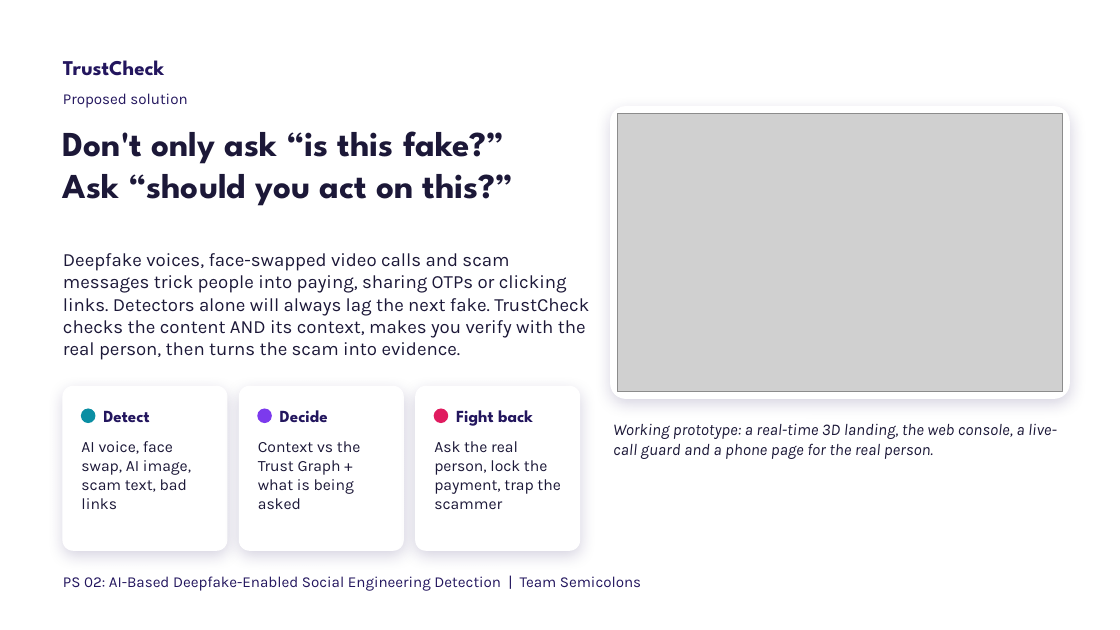
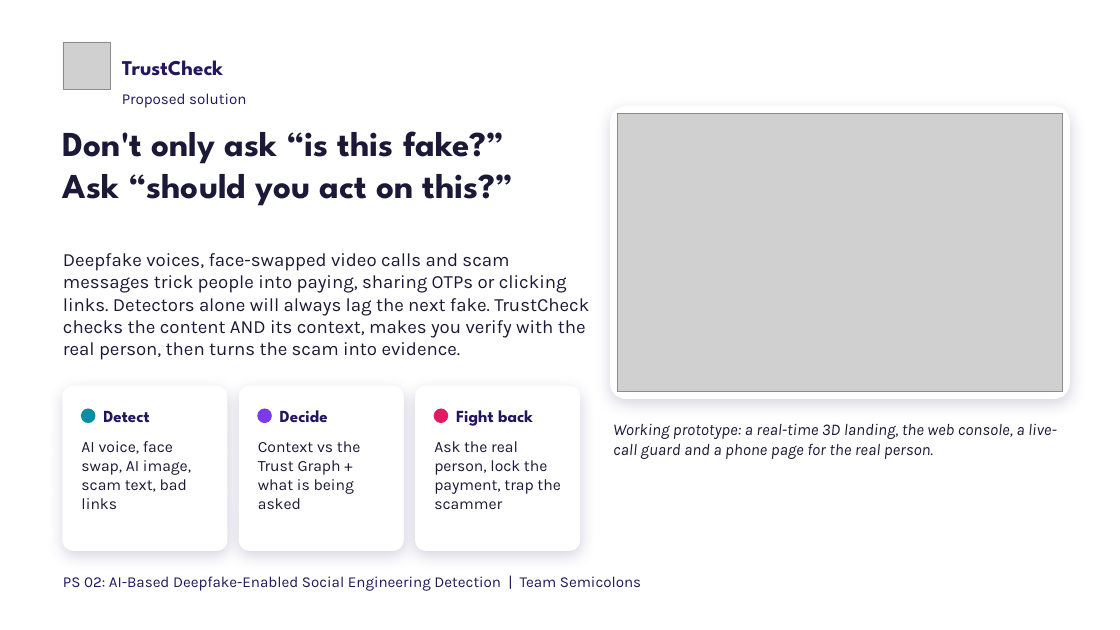
Before and after one commit to D3C0Y-1-0/Semicolons_D3C0Y_DhruvPatel, a slide deck: slide 1 of docs/TrustCheck_elimination.pptx. Drawn at 1120x630 pixels with LibreOffice and Linux fonts; fonts in the diff are those of the drawing; grey boxes stand for pictures; background and template pictures are left out. Boxes give left, top, right and bottom in pixels: in the first picture for what was removed or moved away, otherwise in the second. Text is boxed around its words. In the diff, an @@ line names an element or a change of style, - is before the commit and + after.

```diff
--- a/docs/TrustCheck_elimination.pptx
+++ b/docs/TrustCheck_elimination.pptx
@@ picture added at box(63, 42, 110, 89) @@
@@ text "TrustCheck": place and size @@
-text "TrustCheck" at box(63, 60, 164, 76)
+text "TrustCheck" at box(122, 60, 223, 76)
@@ text "Proposed solution": place and size @@
-text "Proposed solution" at box(63, 93, 187, 108)
+text "Proposed solution" at box(122, 93, 246, 108)
```
Also in this commit, not shown: 8 other files.
